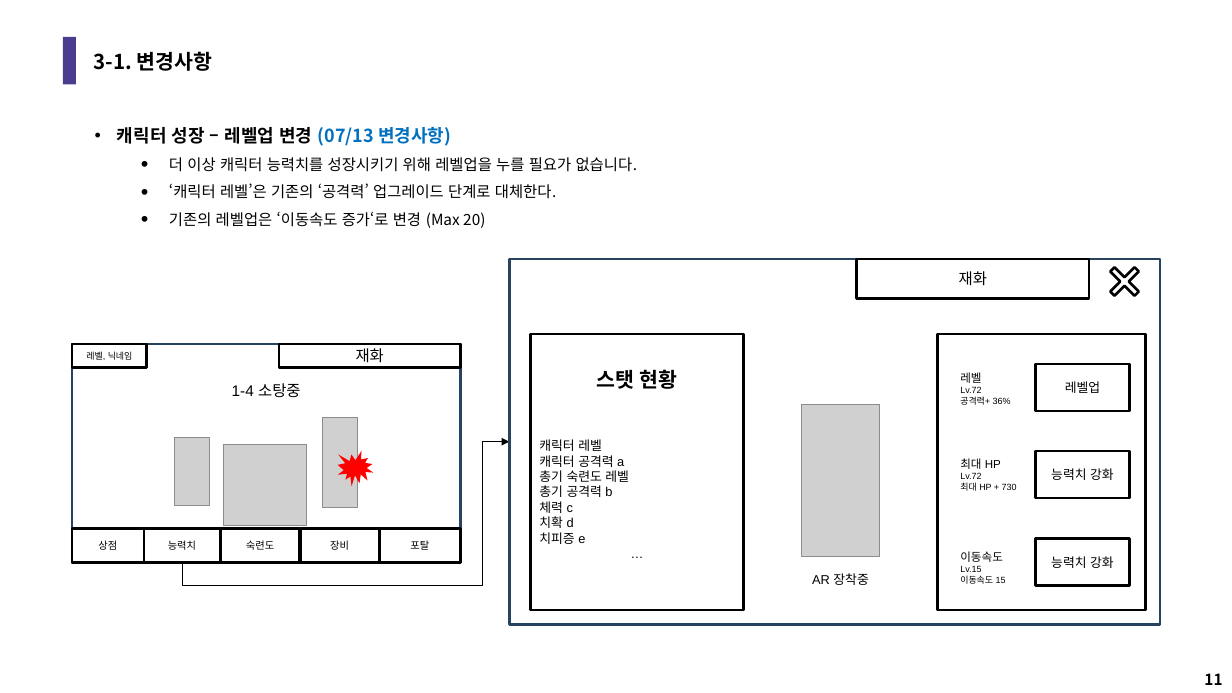
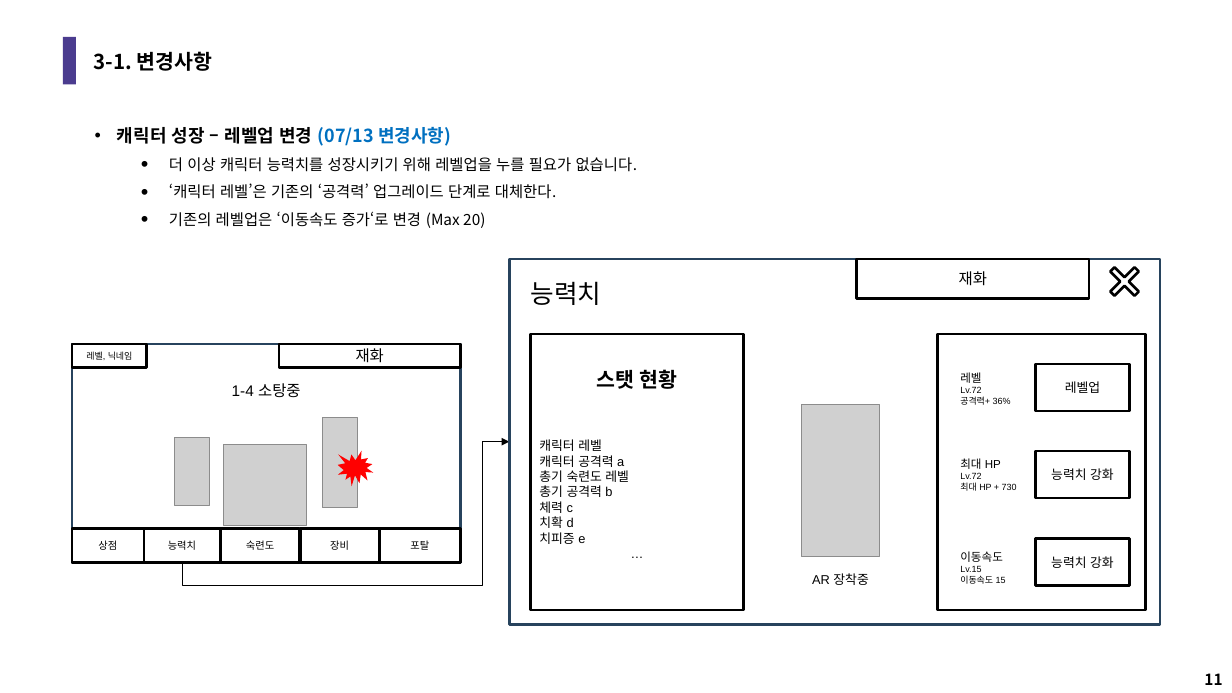
Before and after one commit to LuBly/Team_Pearl, a slide deck: slide 11 of GameDesign/팀펄_경제밸런스기획.pptx. Drawn at 1232x693 pixels with LibreOffice and Linux fonts; fonts in the diff are those of the drawing; grey boxes stand for pictures. Boxes give left, top, right and bottom in pixels: in the first picture for what was removed or moved away, otherwise in the second. Text is boxed around its words. In the diff, an @@ line names an element or a change of style, - is before the commit and + after.

```diff
--- a/GameDesign/팀펄_경제밸런스기획.pptx
+++ b/GameDesign/팀펄_경제밸런스기획.pptx
@@ text added at [531, 281, 602, 305], 20 pt, text #000000 @@
+능력치
```
Also in this commit, not shown: 5 other files.
